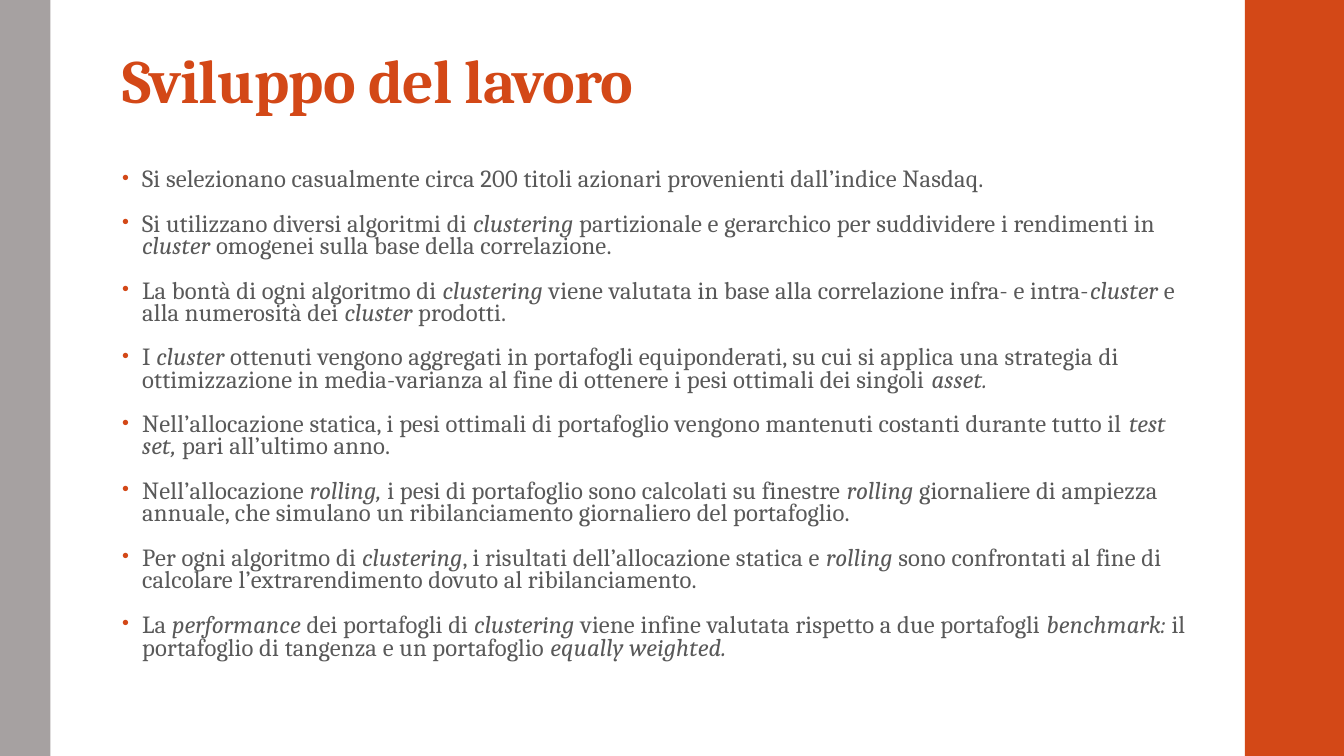
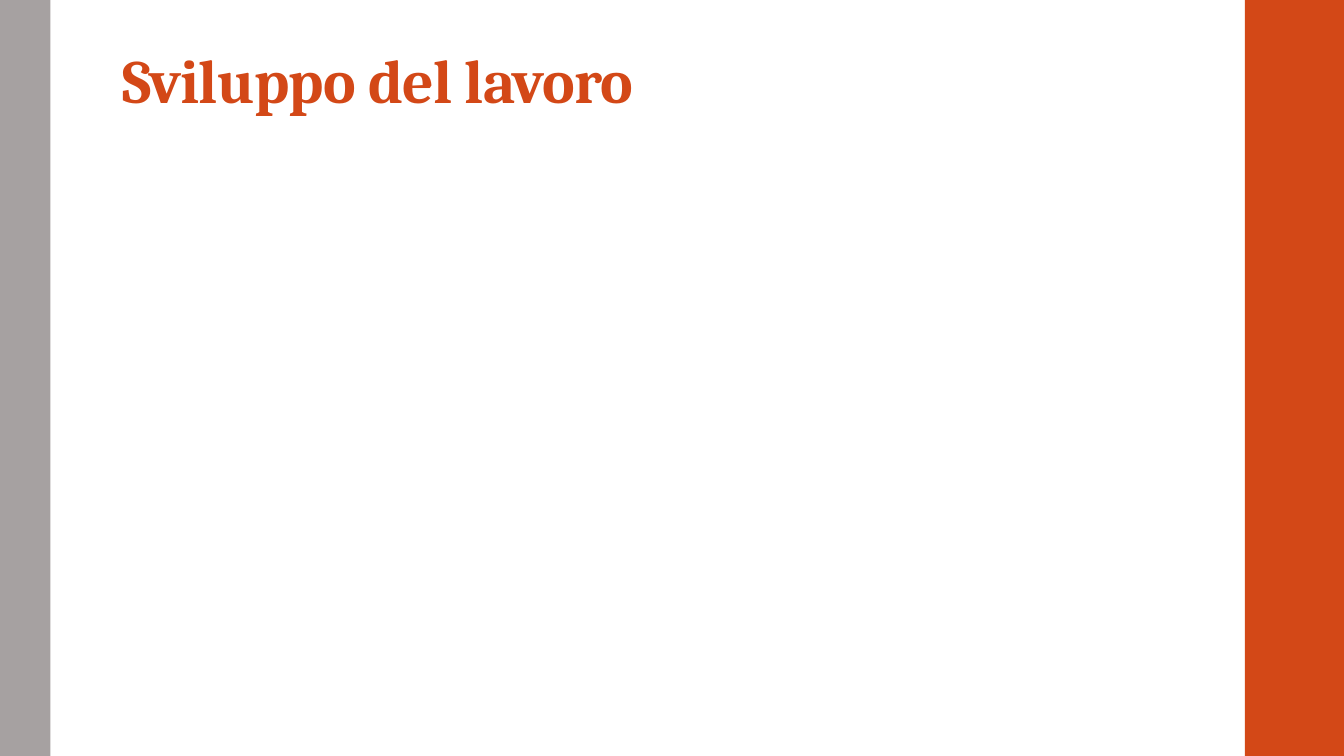
Before and after one commit to GiadaV/PROGETTO-PYTHON, a slide deck: slide 4 of presentazione.pptx. Drawn at 1344x756 pixels with LibreOffice and Linux fonts; fonts in the diff are those of the drawing; grey boxes stand for pictures. Boxes give left, top, right and bottom in pixels: in the first picture for what was removed or moved away, otherwise in the second. Text is boxed around its words. In the diff, an @@ line names an element or a change of style, - is before the commit and + after.

```diff
--- a/presentazione.pptx
+++ b/presentazione.pptx
@@ text removed at [142, 170, 1186, 661] @@
-• Si selezionano casualmente circa 200 titoli azionari provenienti dall’indice Nasdaq.
-• Si utilizzano diversi algoritmi di clustering partizionale e gerarchico per suddividere i rendimenti in cluster omogenei sulla base della correlazione.
-• La bontà di ogni algoritmo di clustering viene valutata in base alla correlazione infra- e intra-cluster e alla numerosità dei cluster prodotti.
-• I cluster ottenuti vengono aggregati in portafogli equiponderati, su cui si applica una strategia di ottimizzazione in media-varianza al fine di ottenere i pesi ottimali dei singoli asset.
-• Nell’allocazione statica, i pesi ottimali di portafoglio vengono mantenuti costanti durante tutto il test set, pari all’ultimo anno.
-• Nell’allocazione rolling, i pesi di portafoglio sono calcolati su finestre rolling giornaliere di ampiezza annuale, che simulano un ribilanciamento giornaliero del portafoglio.
-• Per ogni algoritmo di clustering, i risultati dell’allocazione statica e rolling sono confrontati al fine di calcolare l’extrarendimento dovuto al ribilanciamento.
-• La performance dei portafogli di clustering viene infine valutata rispetto a due portafogli benchmark: il portafoglio di tangenza e un portafoglio equally weighted.
```
Also in this commit, not shown: 2 other slides changed.
